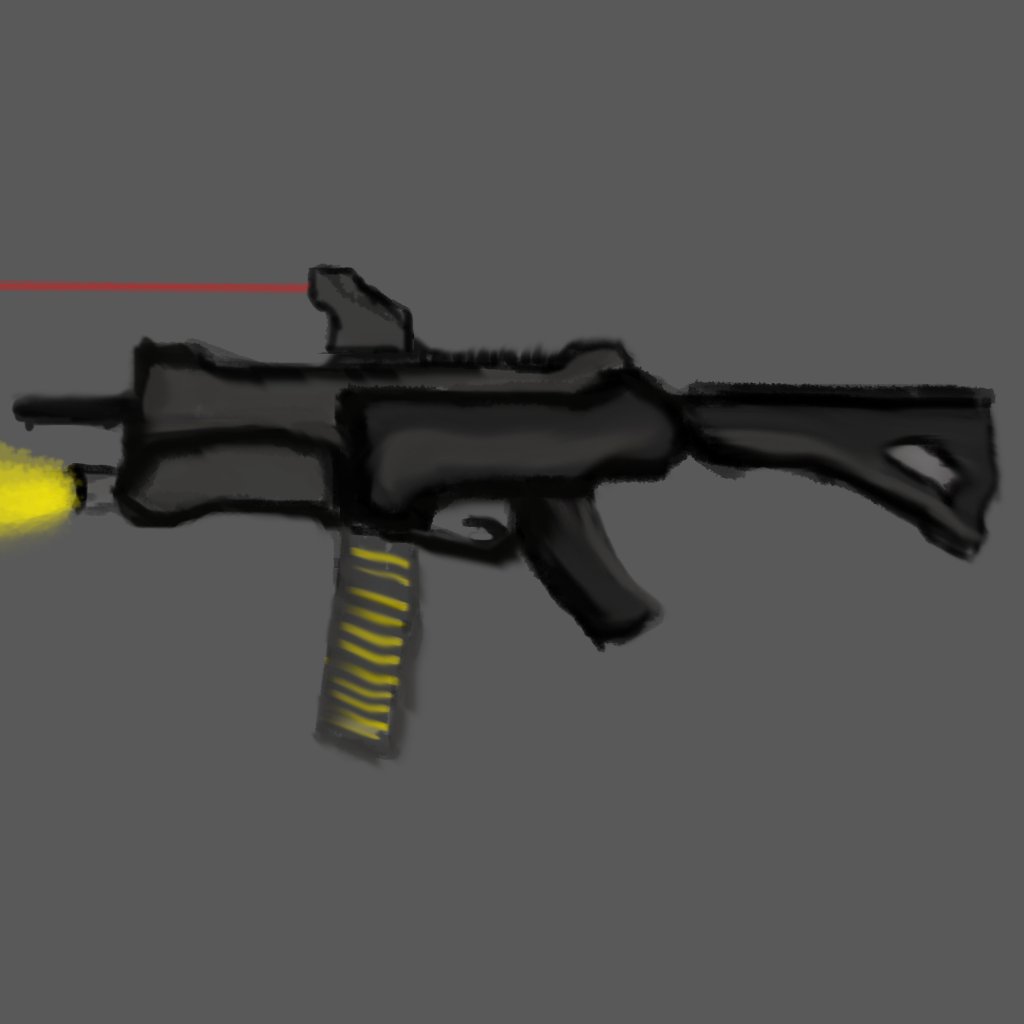
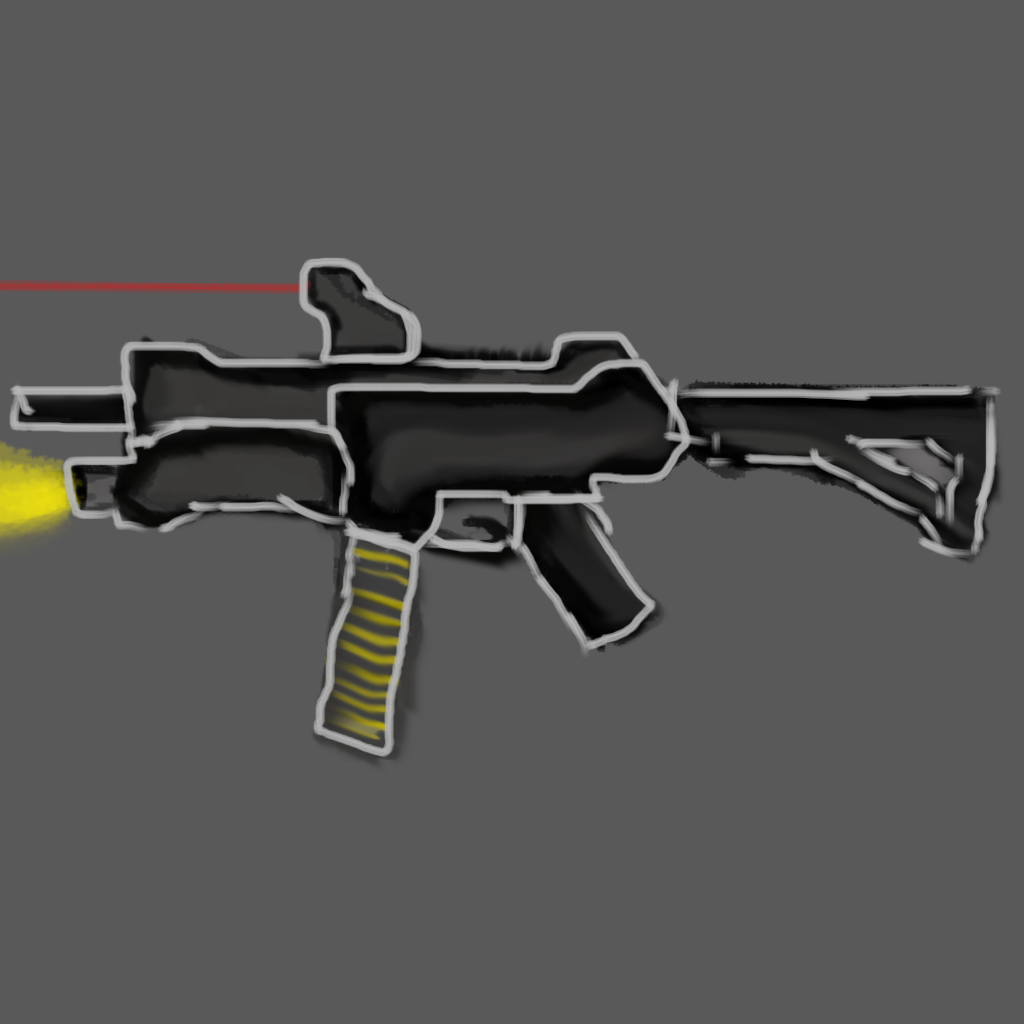
Two versions of the same layered image (w=1024, h=1024). Layer-by-layer changes:
showed "Laag 2" over [9, 257, 1001, 758]
painted on "Laag 5" over [214, 339, 514, 396]
